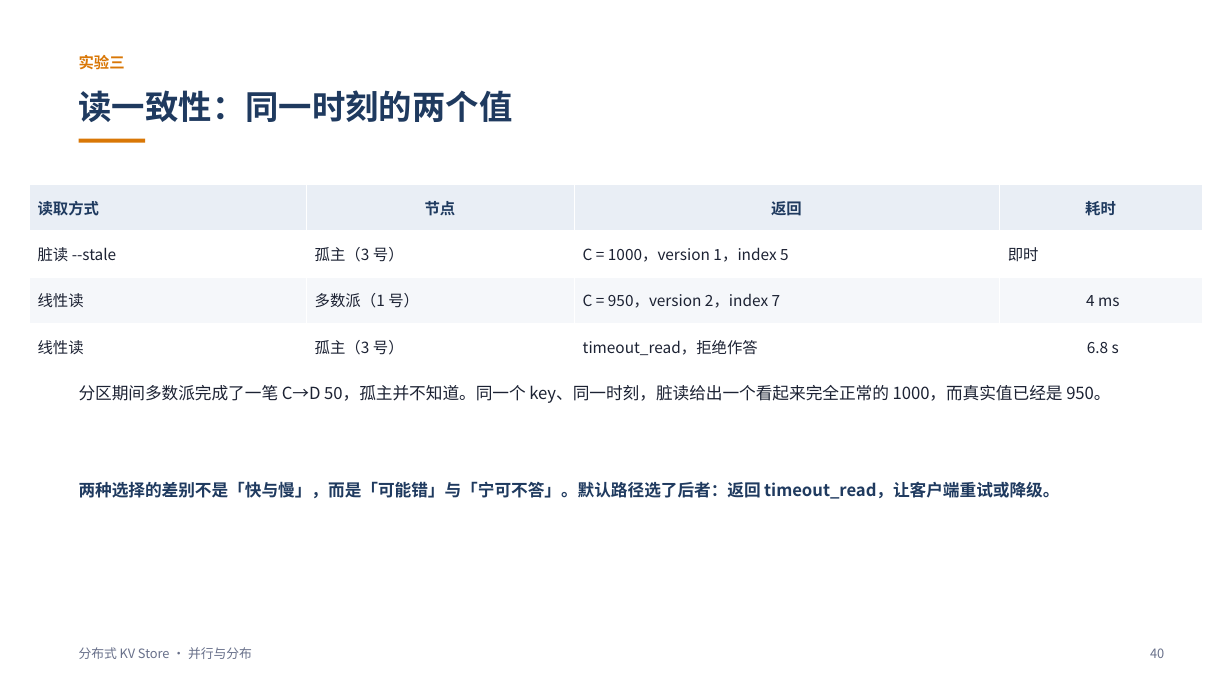
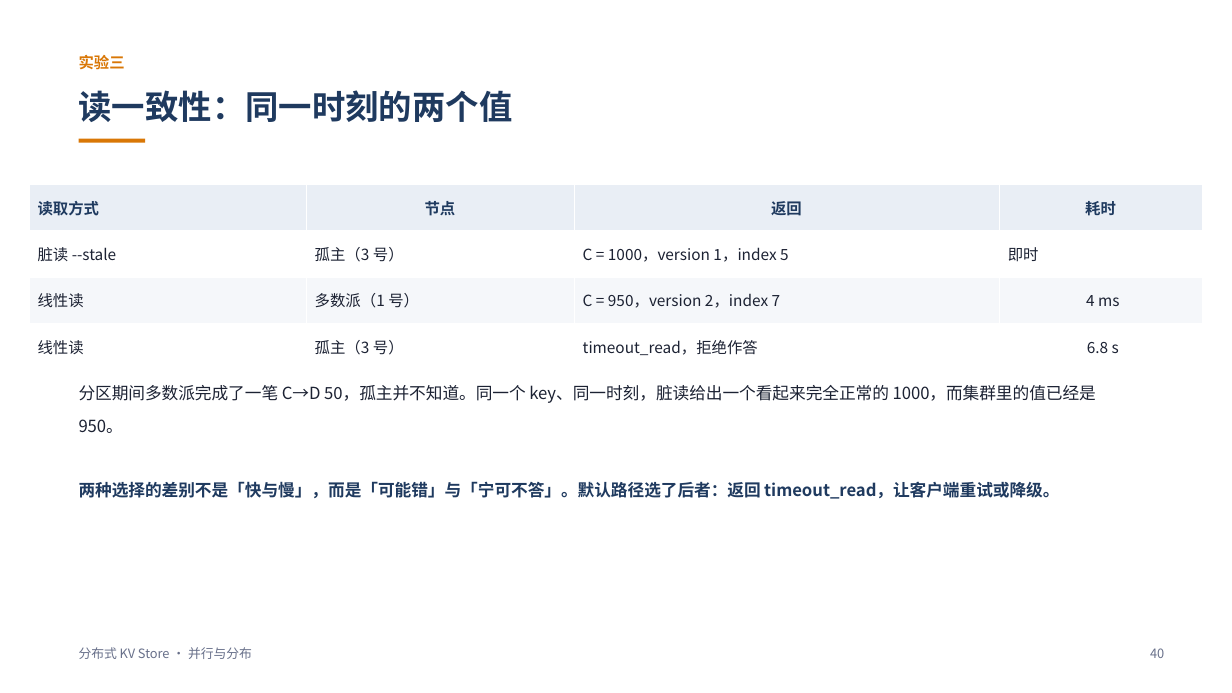
Before and after one commit to L1tiansuo/distributed-kv-store, a slide deck: slide 40 of ppt/分布式KV Store 讲解_v3.pptx. Drawn at 1232x693 pixels with LibreOffice and Linux fonts; fonts in the diff are those of the drawing. Boxes give left, top, right and bottom in pixels: in the first picture for what was removed or moved away, otherwise in the second. Text is boxed around its words. In the diff, an @@ line names an element or a change of style, - is before the commit and + after.

Commit message:
v3 修订：去掉刻意强调真实的表述，重写结论页落点，踩坑表列宽调整

```diff
--- a/ppt/分布式KV Store 讲解_v3.pptx
+++ b/ppt/分布式KV Store 讲解_v3.pptx
@@ text at bbox=[79, 385, 1096, 433]: text changed @@
-分区期间多数派完成了一笔 C→D 50，孤主并不知道。同一个 key、同一时刻，脏读给出一个看起来完全正常的 1000，而真实值已经是 950。
+分区期间多数派完成了一笔 C→D 50，孤主并不知道。同一个 key、同一时刻，脏读给出一个看起来完全正常的 1000，而集群里的值已经是 950。
```
Also in this commit, not shown: 4 other slides changed, 1 other file.
